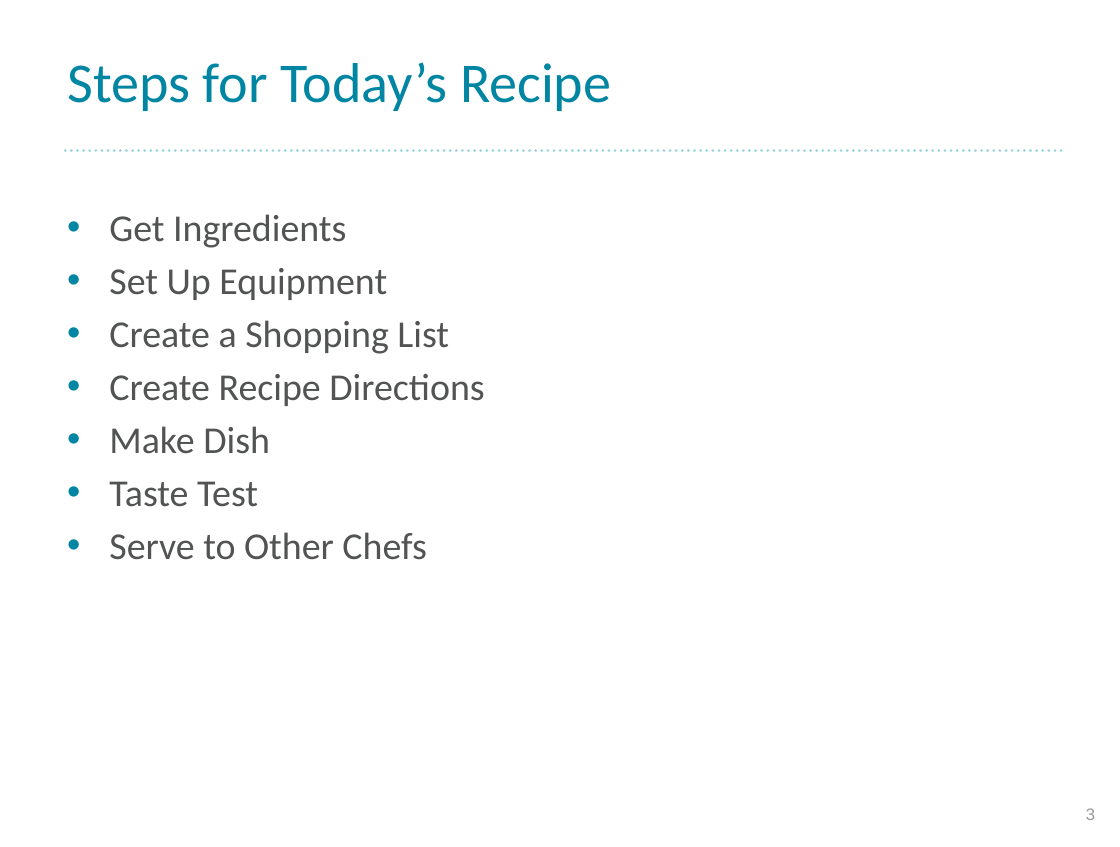
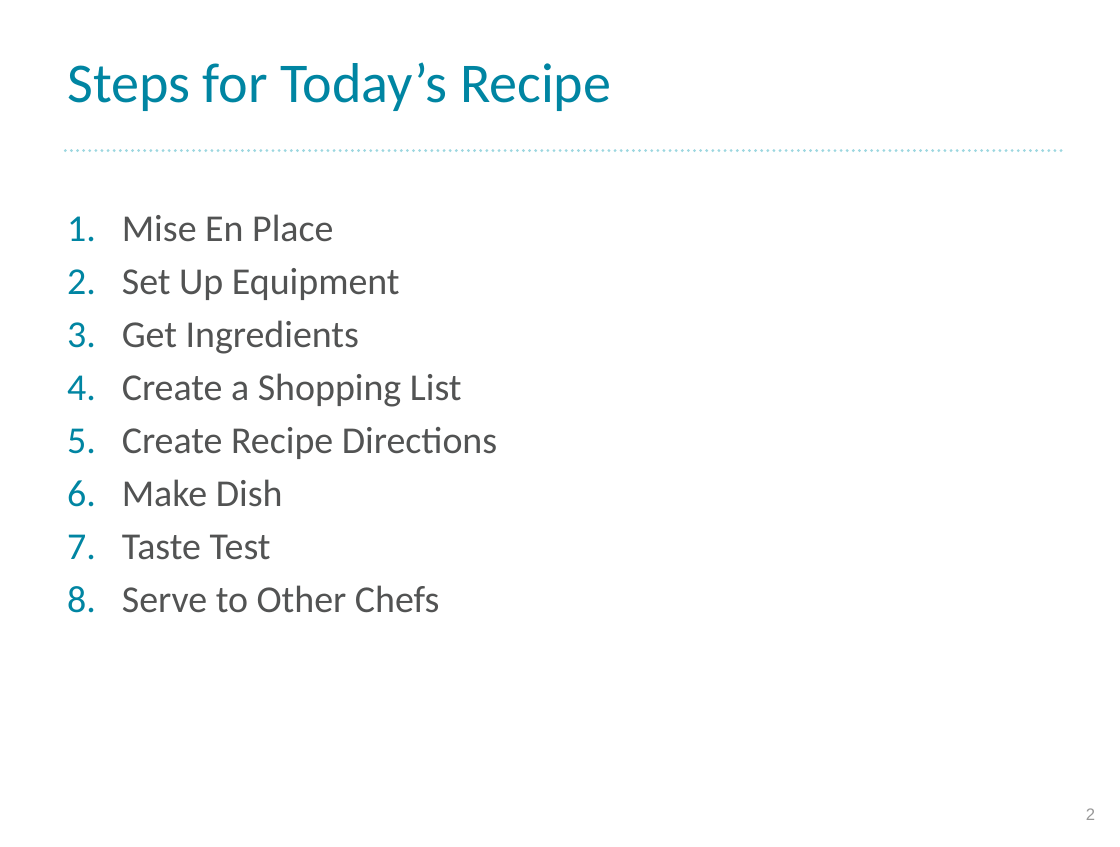
Before and after one commit to morizono/creating-recipes-for-other-chefs, a slide deck: slide 2 of documents/creating-recipes-for-other-chefs.pptx (slide 3 before the commit). Drawn at 1120x847 pixels with LibreOffice and Linux fonts; fonts in the diff are those of the drawing; background and template pictures are left out. Boxes give left, top, right and bottom in pixels: in the first picture for what was removed or moved away, otherwise in the second. Text is boxed around its words. In the diff, an @@ line names an element or a change of style, - is before the commit and + after.

```diff
--- a/documents/creating-recipes-for-other-chefs.pptx
+++ b/documents/creating-recipes-for-other-chefs.pptx
@@ text at (122,214,400,300): paragraphs added @@
+1. Mise En Place
+2. Set Up Equipment
@@ text at (109,268,387,300): paragraph removed @@
-• Set Up Equipment
@@ text at (122,320,497,613): bullet • to 1. @@
@@ page number at (1086,808,1095,820): text changed @@
-3
+2
```
Also in this commit, not shown: 8 other slides changed, 1 other file.
